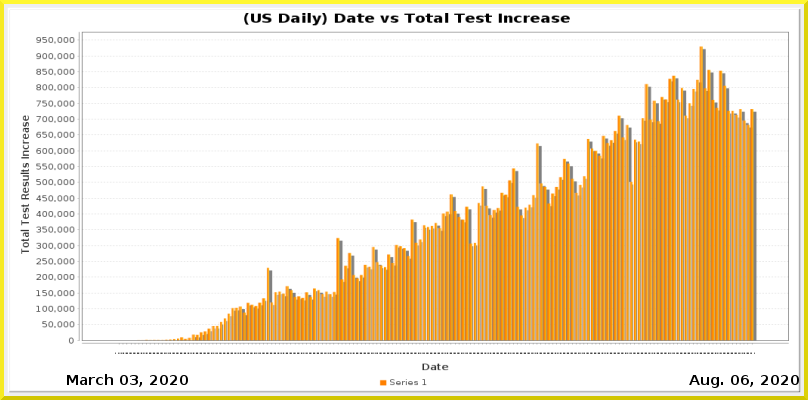
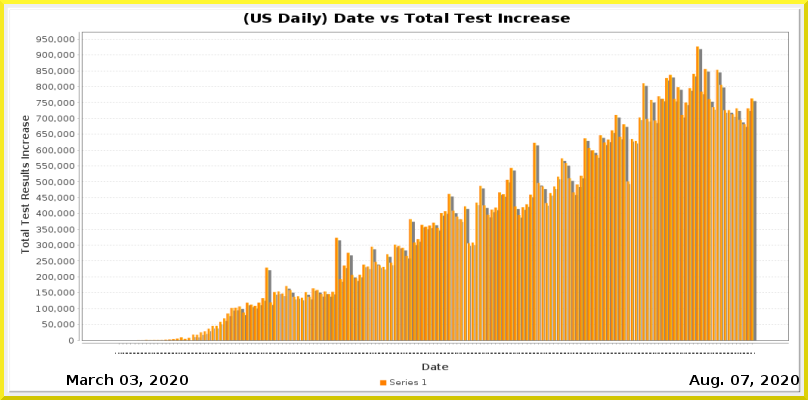
Layered file, before and after one edit (808px x 400px). Changes by layer:
painted on "Current Date" over <box>741,375,749,385</box>
painted on "Date_vs_TestIncrease.png" over <box>36,36,789,354</box>
